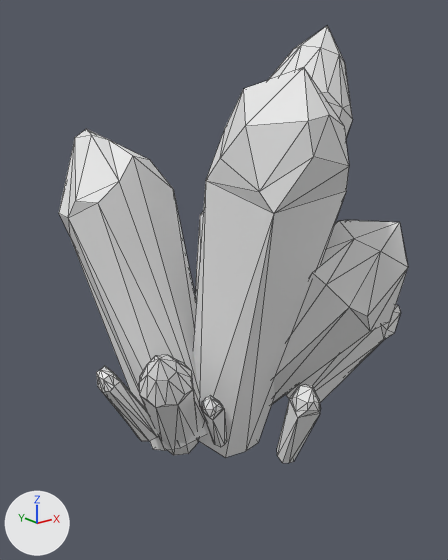
The OBJ model data/assets/meshes/crystalLarge-1.obj, before and after one commit.
The view is the same before and after, from a camera (50 mm lens) standing at (-7.52, -9.22, 6.22) and looking at (-0.17, -0.03, 2.55). Arrows for +X, +Y and +Z are at lower left; the lights stay in place. Mesh edges are drawn as thin lines. Where no turn or scale is listed for an object, it has been applied to the vertices.

In view in the first picture: 'BigCrystal_Cone.018'.
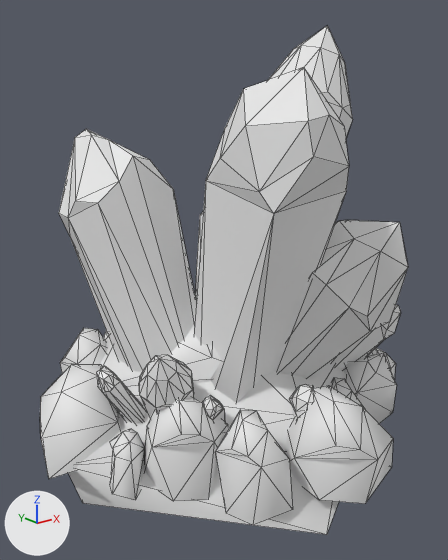
Boxes (x1, y1, x2, y2) around the edits, measured in the pictures (448 x 560 px):
'BigCrystal_Cone.018', reshaped (16% taller): before (59, 26, 408, 463); after (40, 26, 408, 535)
part 1 of me_bigcrystal_cone_018, added: after (40, 295, 396, 535)

What changed in the scene script:
```text
Change me_bigcrystal_cone_018:
    used by ob_bigcrystal_cone_018; location = (0.0, 0.0, 0.0)
    remove me_bigcrystal_cone_018.from_pydata(...)  # 499 vertices, 838 faces; spans x -3.04..3.02, y -3.09..3.95, z -0.91..7.37
    add me_bigcrystal_cone_018.from_pydata(...)  # 824 vertices, 1348 faces; spans x -4.05..3.78, y -3.85..3.97, z -1.68..7.37
    me_bigcrystal_cone_018 part 1: 325 vertices added at x -4.05..3.78, y -3.85..3.97, z -1.68..2.23
```
